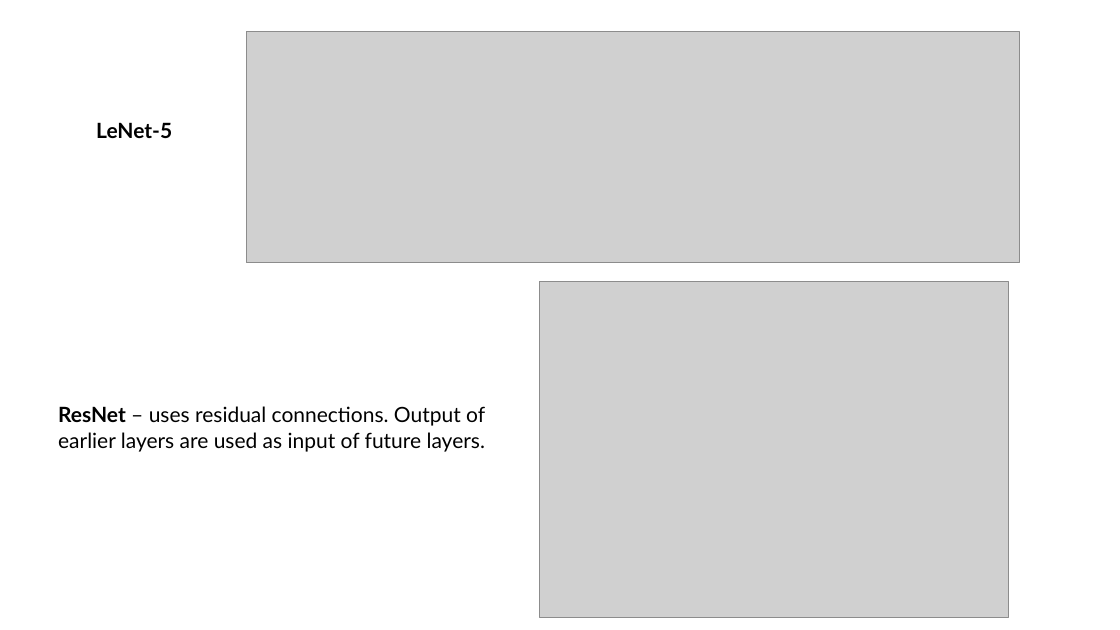
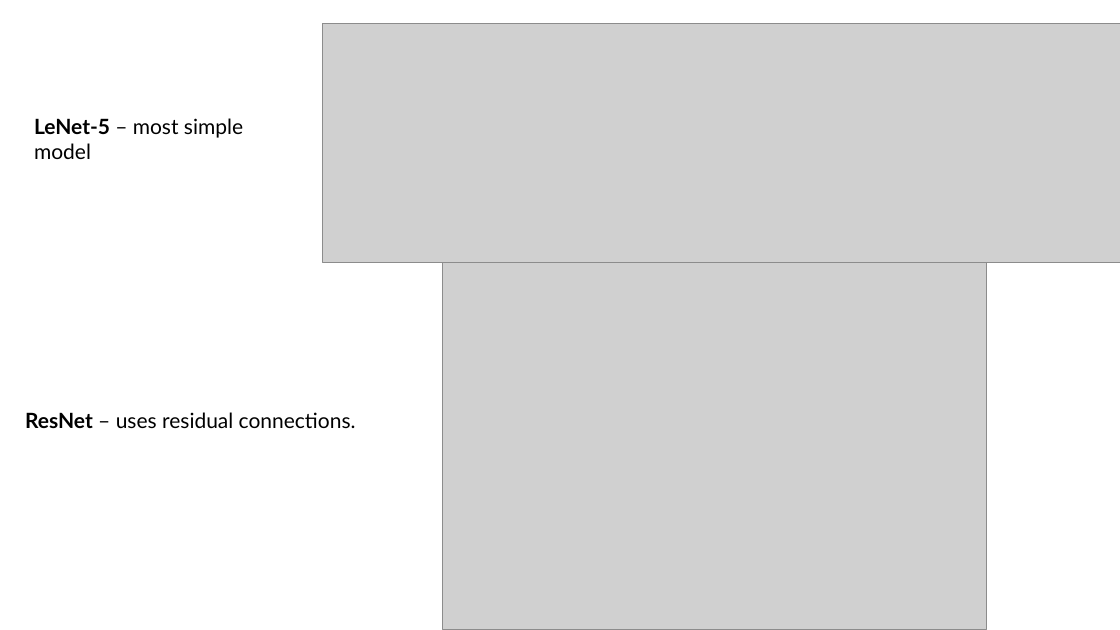
Before and after one commit to DsMouChao/DSCPproject, a slide deck: slide 3 of presentation.pptx. Drawn at 1120x630 pixels with LibreOffice and Linux fonts; fonts in the diff are those of the drawing; grey boxes stand for pictures. Boxes give left, top, right and bottom in pixels: in the first picture for what was removed or moved away, otherwise in the second. Text is boxed around its words. In the diff, an @@ line names an element or a change of style, - is before the commit and + after.

```diff
--- a/presentation.pptx
+++ b/presentation.pptx
@@ picture: place and size @@
-picture at box(246, 32, 1019, 263)
+picture at box(323, 24, 1120, 262)
@@ text at box(34, 118, 243, 159): text changed; bold off @@
-LeNet-5
+LeNet-5 – most simple model
@@ picture: place and size @@
-picture at box(539, 282, 1009, 618)
+picture at box(443, 240, 987, 629)
@@ text at box(25, 412, 356, 428): text changed @@
-ResNet – uses residual connections. Output of earlier layers are used as input of future layers.
+ResNet – uses residual connections.
```
Also in this commit, not shown: 1 other slide changed, 1 other file.
